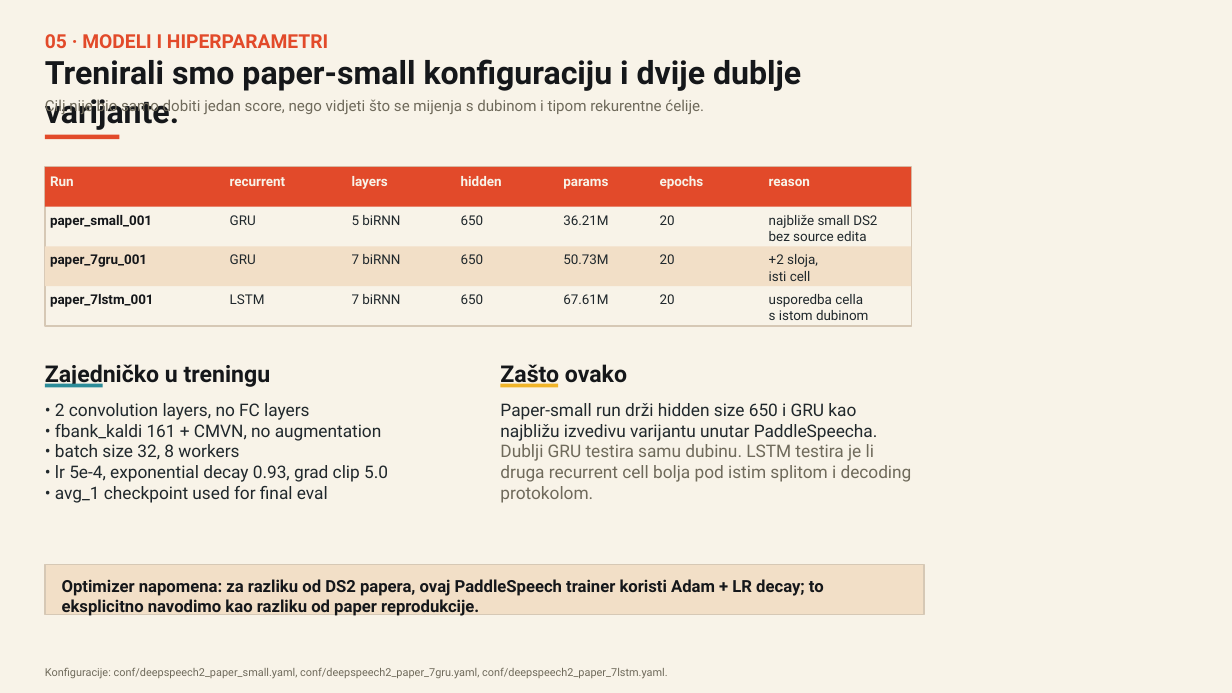
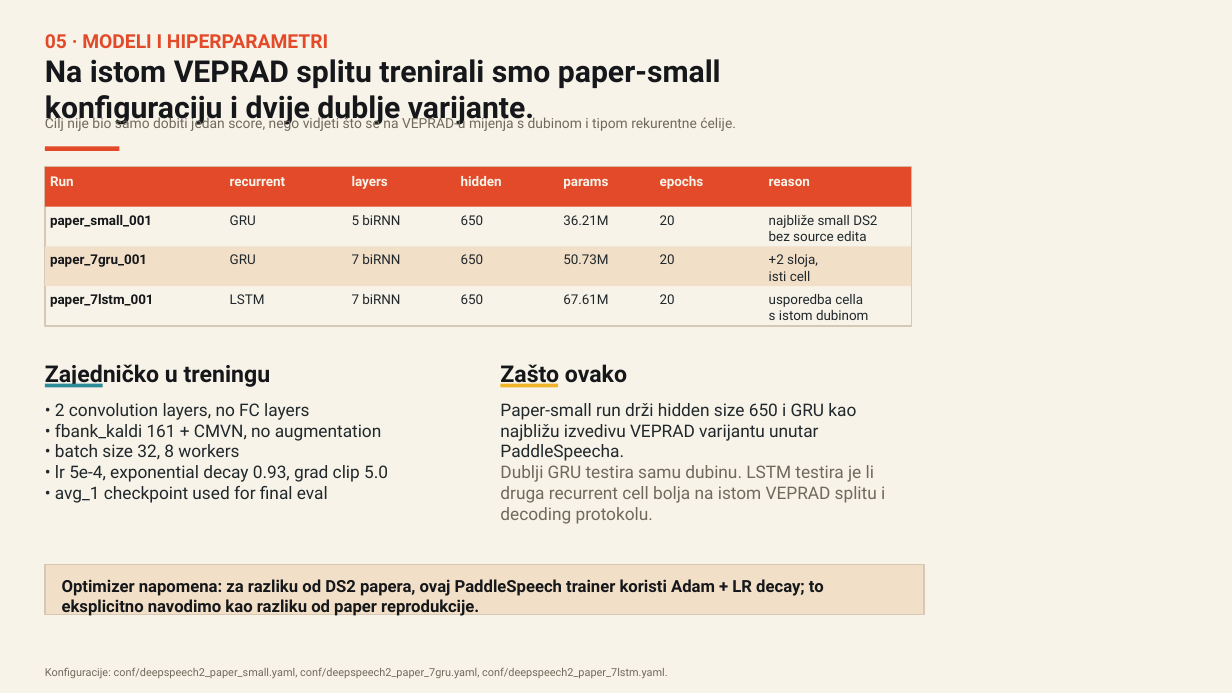
Before and after one commit to lukaIvanic/paddle_deepspeech2_clean, a slide deck: slide 5 of presentation/ROGJ_Deepspeech2_topic_presentation.pptx. Drawn at 1232x693 pixels with LibreOffice and Linux fonts; fonts in the diff are those of the drawing. Boxes give left, top, right and bottom in pixels: in the first picture for what was removed or moved away, otherwise in the second. Text is boxed around its words. In the diff, an @@ line names an element or a change of style, - is before the commit and + after.

Commit message:
Center VEPRAD in presentation narrative

```diff
--- a/presentation/ROGJ_Deepspeech2_topic_presentation.pptx
+++ b/presentation/ROGJ_Deepspeech2_topic_presentation.pptx
@@ text at (45, 59, 721, 126): text changed; size 25 to 23.5 pt @@
-Trenirali smo paper-small konfiguraciju i dvije dublje varijante.
+Na istom VEPRAD splitu trenirali smo paper-small konfiguraciju i dvije dublje varijante.
@@ text at (45, 115, 736, 131): text changed; size 11.8 to 10.8 pt @@
-Cilj nije bio samo dobiti jedan score, nego vidjeti što se mijenja s dubinom i tipom rekurentne ćelije.
+Cilj nije bio samo dobiti jedan score, nego vidjeti što se na VEPRAD-u mijenja s dubinom i tipom rekurentne ćelije.
@@ rectangle: place and size @@
-rectangle at (45, 135, 120, 140)
+rectangle at (45, 146, 120, 151)
@@ text at (500, 403, 885, 524): text changed @@
-Paper-small run drži hidden size 650 i GRU kao najbližu izvedivu varijantu unutar PaddleSpeecha.
-Dublji GRU testira samu dubinu. LSTM testira je li druga recurrent cell bolja pod istim splitom i decoding protokolom.
+Paper-small run drži hidden size 650 i GRU kao najbližu izvedivu VEPRAD varijantu unutar PaddleSpeecha.
+Dublji GRU testira samu dubinu. LSTM testira je li druga recurrent cell bolja na istom VEPRAD splitu i decoding protokolu.
```
Also in this commit, not shown: 6 other slides changed, 1 other file.
